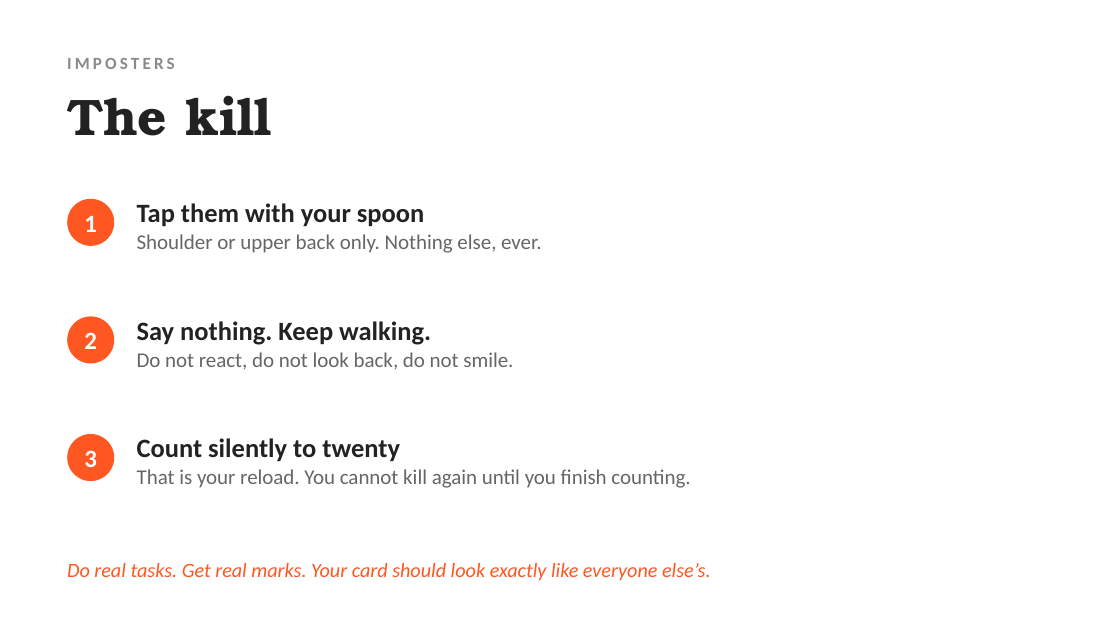
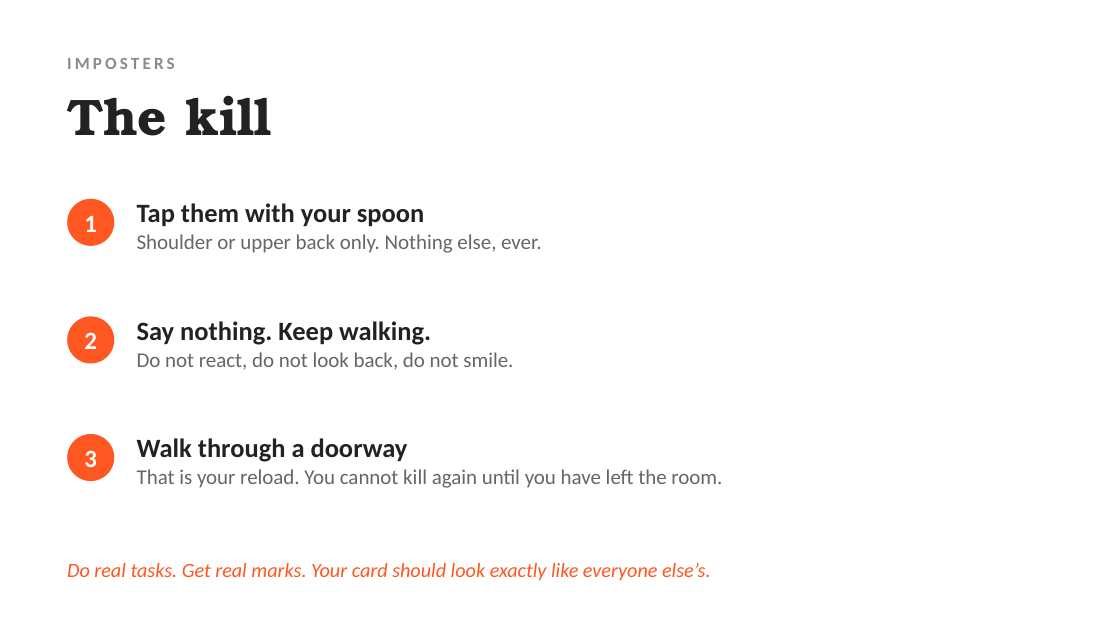
Before and after one commit to vrwarp/wolves-among-us, a slide deck: slide 14 of deck/among-us-footprints.pptx. Drawn at 1120x630 pixels with LibreOffice and Linux fonts; fonts in the diff are those of the drawing. Boxes give left, top, right and bottom in pixels: in the first picture for what was removed or moved away, otherwise in the second. Text is boxed around its words. In the diff, an @@ line names an element or a change of style, - is before the commit and + after.

```diff
--- a/deck/among-us-footprints.pptx
+++ b/deck/among-us-footprints.pptx
@@ text at (137,438,408,462): text changed @@
-Count silently to twenty
+Walk through a doorway
@@ text at (137,469,722,488): text changed @@
-That is your reload. You cannot kill again until you finish counting.
+That is your reload. You cannot kill again until you have left the room.
```
Also in this commit, not shown: 4 other slides changed, 28 other files.
